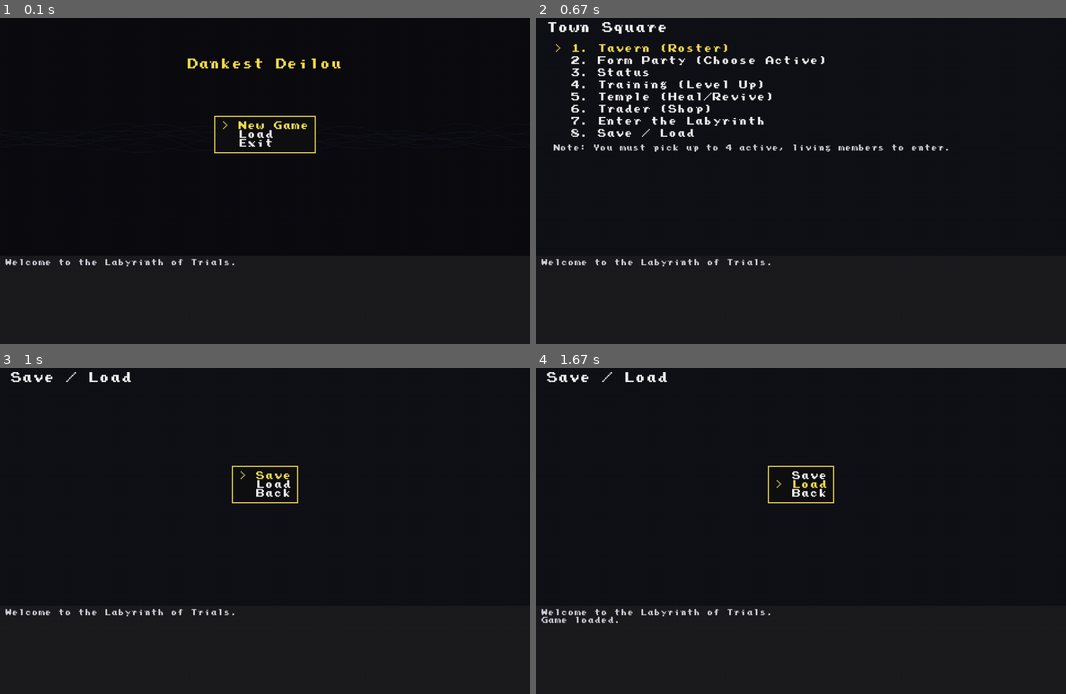
Above: before the commit, frames 1-4 (two rows, left to right).
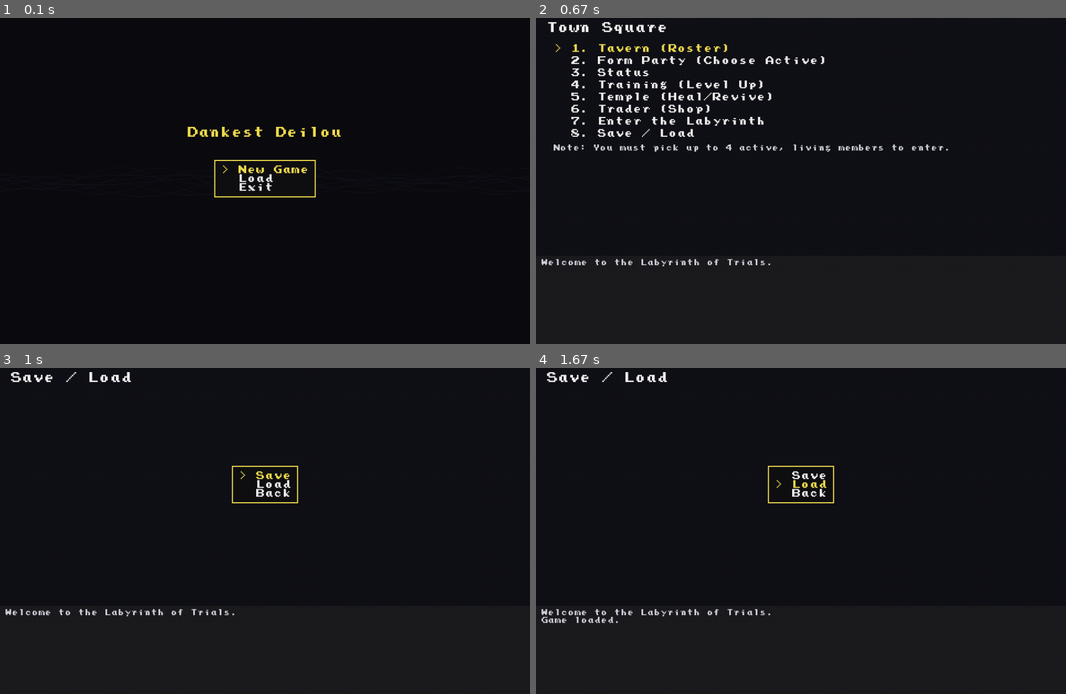
Above: after the commit, the same moments.

Repository: rodriguezric/dankest-deilou
Game: pygame game, started from main.py
Same seed, same stepped clock (60 frames per second), same inputs: the game is played once before the commit and once after it.
Inputs:
- Up to frame 1 (0.1 s): no input
- Up to frame 2 (0.67 s): tap Enter at 0.33 s
- Up to frame 3 (1 s): tap 8 at 0.67 s
- Up to frame 4 (1.67 s): hold Up 1-1.47 s; tap J at 1.07, 1.37 s; tap 8 at 1.15 s; tap Space at 1.55 s

The runs differ from the first frame. In frame 1, 2.1% of the frame differs, in the area x 1-65%, y 12-77%; in frame 2, nothing differs; in frame 3, nothing differs; in frame 4, nothing differs.

Commit message:
remove-message-log-title

Diff:
--- a/main.py
+++ b/main.py
@@ -852,31 +852,55 @@
 
 
     def draw_title(self):
-        view = self.screen.subsurface(pygame.Rect(0, 0, WIDTH, VIEW_H))
-        view.fill((12, 12, 18))
-        overlay = pygame.Surface((WIDTH, VIEW_H), pygame.SRCALPHA)
+        # Fullscreen title screen without bottom log; center title and menu
+        screen = self.screen
+        screen.fill((12, 12, 18))
+        overlay = pygame.Surface((WIDTH, HEIGHT), pygame.SRCALPHA)
         t = pygame.time.get_ticks() / 1000.0
         for i in range(8):
-            phase = t * (0.8 + i*0.07) + i * 0.9
+            phase = t * (0.8 + i * 0.07) + i * 0.9
             amp = 10 + i * 2.0
             freq = 0.010 + i * 0.0015
             pts = []
             step = 8
-            mid = VIEW_H // 2 + int(math.sin(phase*0.5)*12)
-            for x in range(0, WIDTH+step, step):
-                y = mid + int(math.sin(x*freq + phase) * amp) + int(math.sin(x*freq*0.5 + phase*1.7) * amp * 0.25)
+            mid = HEIGHT // 2 + int(math.sin(phase * 0.5) * 12)
+            for x in range(0, WIDTH + step, step):
+                y = mid + int(math.sin(x * freq + phase) * amp) + int(math.sin(x * freq * 0.5 + phase * 1.7) * amp * 0.25)
                 pts.append((x, y))
             col = (120, 140, 220, 22) if i % 2 == 0 else (160, 140, 220, 16)
             if len(pts) >= 2:
                 pygame.draw.aalines(overlay, col, False, pts)
-        view.blit(overlay, (0, 0))
+        screen.blit(overlay, (0, 0))
 
         title = "Dankest Deilou"
-        self.r.text_big(view, title, (WIDTH//2 - self.r.font_big.size(title)[0]//2 + 2, 82 + 2), (0,0,0))
-        self.r.text_big(view, title, (WIDTH//2 - self.r.font_big.size(title)[0]//2, 82), YELLOW)
-
         options = ["New Game", "Load", "Exit"]
-        self.r.draw_center_menu(options, self.title_index)
+
+        # Compute menu height to position title above it while keeping composition centered
+        pad_y = 10
+        text_h = self.r.font.get_height()
+        menu_h = text_h * len(options) + pad_y * 2
+        title_x = WIDTH // 2 - self.r.font_big.size(title)[0] // 2
+        title_y = HEIGHT // 2 - menu_h // 2 - 60
+        self.r.text_big(screen, title, (title_x + 2, title_y + 2), (0, 0, 0))
+        self.r.text_big(screen, title, (title_x, title_y), YELLOW)
+
+        # Centered menu using full screen height
+        if options:
+            pad_x, pad_y = 12, 10
+            text_w = max(self.r.font.size(s + "  ")[0] for s in options)
+            w = text_w + pad_x * 2
+            h = text_h * len(options) + pad_y * 2
+            x = WIDTH // 2 - w // 2
+            y = HEIGHT // 2 - h // 2
+            rect = pygame.Rect(x, y, w, h)
+            pygame.draw.rect(screen, (16, 16, 20), rect)
+            pygame.draw.rect(screen, YELLOW, rect, 2)
+            cy = y + pad_y
+            for i, s in enumerate(options):
+                color = YELLOW if i == self.title_index else WHITE
+                prefix = "> " if i == self.title_index else "  "
+                self.r.text(screen, prefix + s, (x + pad_x, cy), color)
+                cy += text_h
 
     def title_input(self, event):
         if event.type == pygame.KEYDOWN:
@@ -1719,37 +1743,40 @@
 
             self.update()
 
-            self.r.draw_frame()
             if self.mode == MODE_TITLE:
+                # Title renders fullscreen and hides log
                 self.draw_title()
-            elif self.mode == MODE_TOWN:
-                self.draw_town()
-            elif self.mode == MODE_PARTY:
-                self.draw_party()
-            elif self.mode == MODE_FORM:
-                self.draw_form()
-            elif self.mode == MODE_STATUS:
-                self.draw_status()
-            elif self.mode == MODE_CREATE:
-                self.draw_create()
-            elif self.mode == MODE_SHOP:
-                self.draw_shop()
-            elif self.mode == MODE_TEMPLE:
-                self.draw_temple()
-            elif self.mode == MODE_TRAINING:
-                self.draw_training()
-            elif self.mode == MODE_SAVELOAD:
-                self.draw_saveload()
-            elif self.mode == MODE_MAZE:
-                self.draw_maze()
-            elif self.mode == MODE_PAUSE:
-                self.draw_maze(); self.draw_pause()
-            elif self.mode == MODE_ITEMS:
-                self.draw_items()
-            elif self.mode == MODE_BATTLE:
-                self.draw_battle()
-
-            self.r.draw_log(self.log.lines)
+            else:
+                self.r.draw_frame()
+                if self.mode == MODE_TOWN:
+                    self.draw_town()
+                elif self.mode == MODE_PARTY:
+                    self.draw_party()
+                elif self.mode == MODE_FORM:
+                    self.draw_form()
+                elif self.mode == MODE_STATUS:
+                    self.draw_status()
+                elif self.mode == MODE_CREATE:
+                    self.draw_create()
+                elif self.mode == MODE_SHOP:
+                    self.draw_shop()
+                elif self.mode == MODE_TEMPLE:
+                    self.draw_temple()
+                elif self.mode == MODE_TRAINING:
+                    self.draw_training()
+                elif self.mode == MODE_SAVELOAD:
+                    self.draw_saveload()
+                elif self.mode == MODE_MAZE:
+                    self.draw_maze()
+                elif self.mode == MODE_PAUSE:
+                    self.draw_maze(); self.draw_pause()
+                elif self.mode == MODE_ITEMS:
+                    self.draw_items()
+                elif self.mode == MODE_BATTLE:
+                    self.draw_battle()
+
+                # Draw message log for non-title scenes
+                self.r.draw_log(self.log.lines)
             pygame.display.flip()
 
         pygame.quit()
